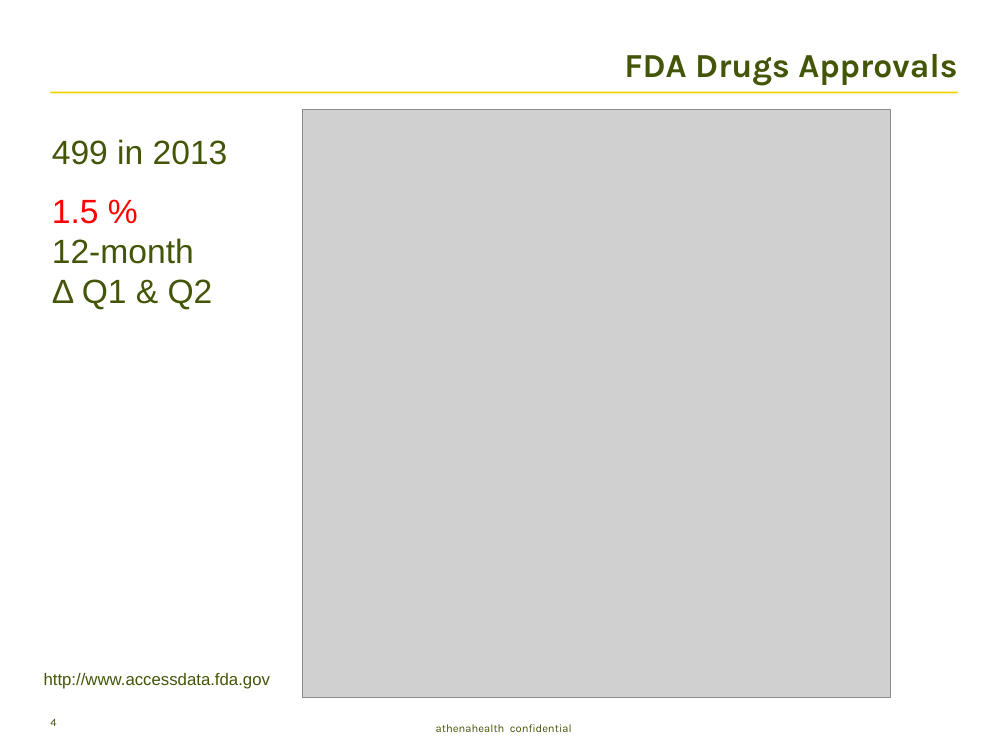
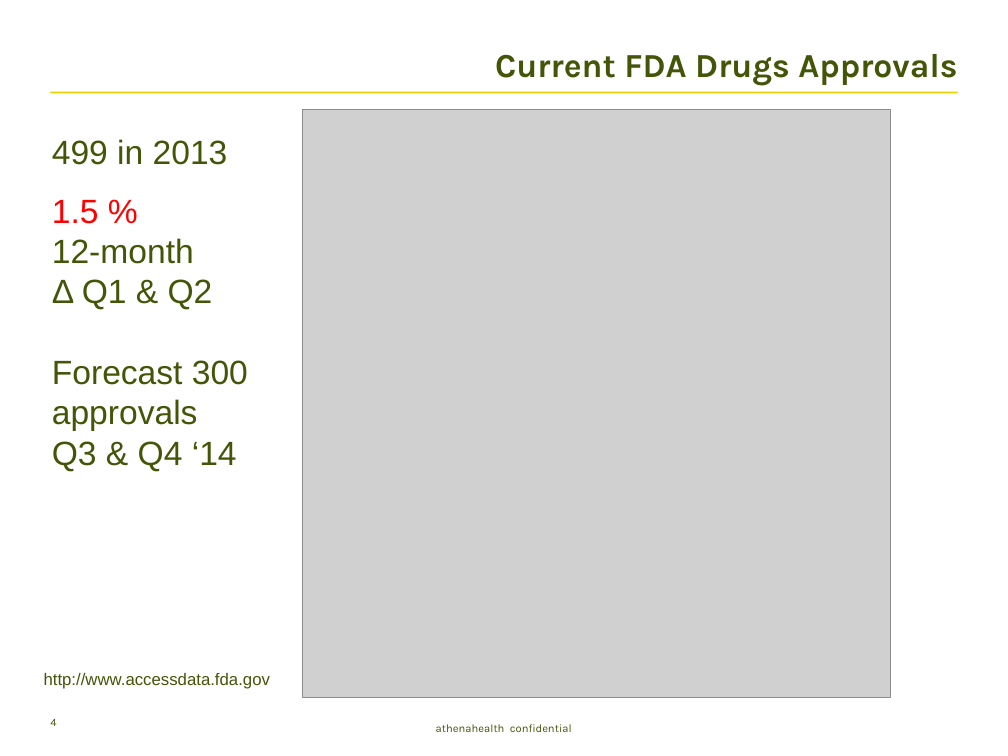
Before and after one commit to tpbrennan/fda, a slide deck: slide 4 of pubs/pharma.pptx. Drawn at 1008x756 pixels with LibreOffice and Linux fonts; fonts in the diff are those of the drawing; grey boxes stand for pictures; background and template pictures are left out. Boxes give left, top, right and bottom in pixels: in the first picture for what was removed or moved away, otherwise in the second. Text is boxed around its words. In the diff, an @@ line names an element or a change of style, - is before the commit and + after.

```diff
--- a/pubs/pharma.pptx
+++ b/pubs/pharma.pptx
@@ title at <box>495,54,957,86</box>: text changed @@
-FDA Drugs Approvals
+Current FDA Drugs Approvals
@@ text at <box>52,360,248,472</box>: paragraphs added @@
+Forecast 300
+approvals
+Q3 & Q4 ‘14
```
Also in this commit, not shown: 3 other slides changed, 3 slides added, 1 slide removed, 5 other files.
